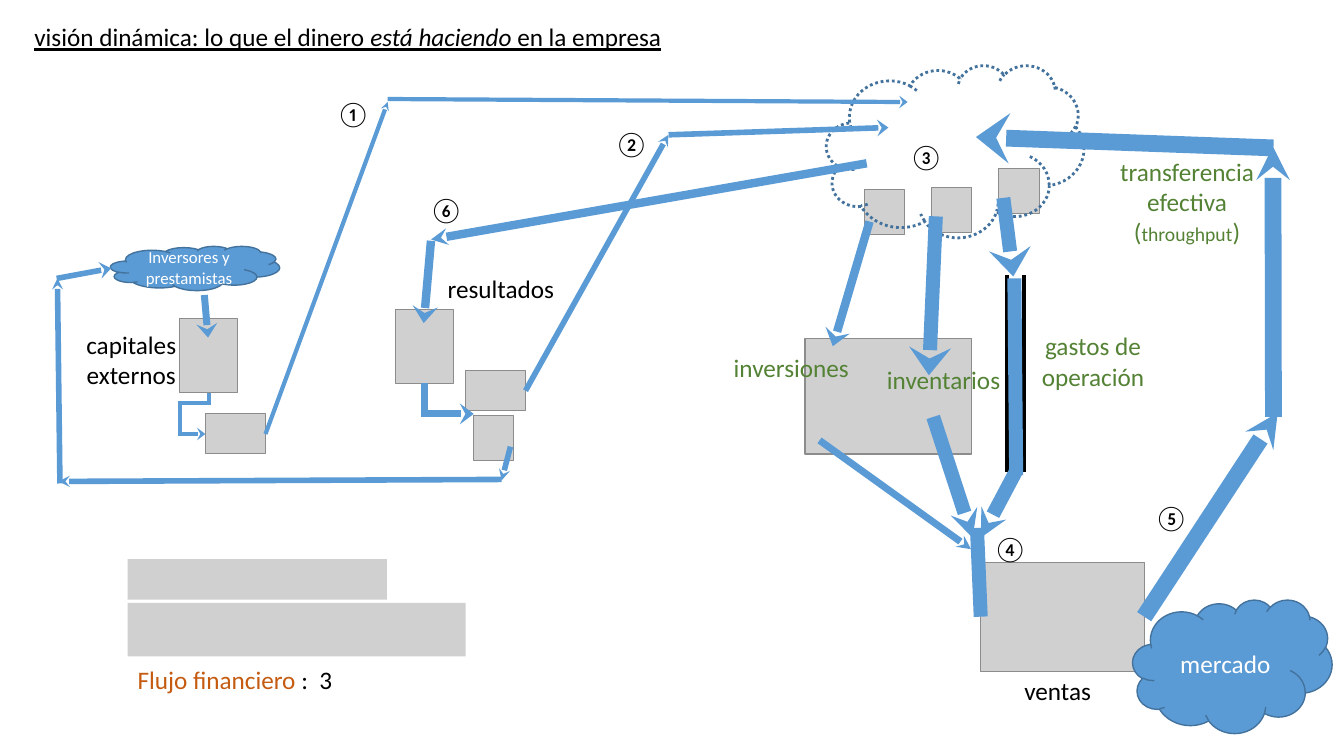
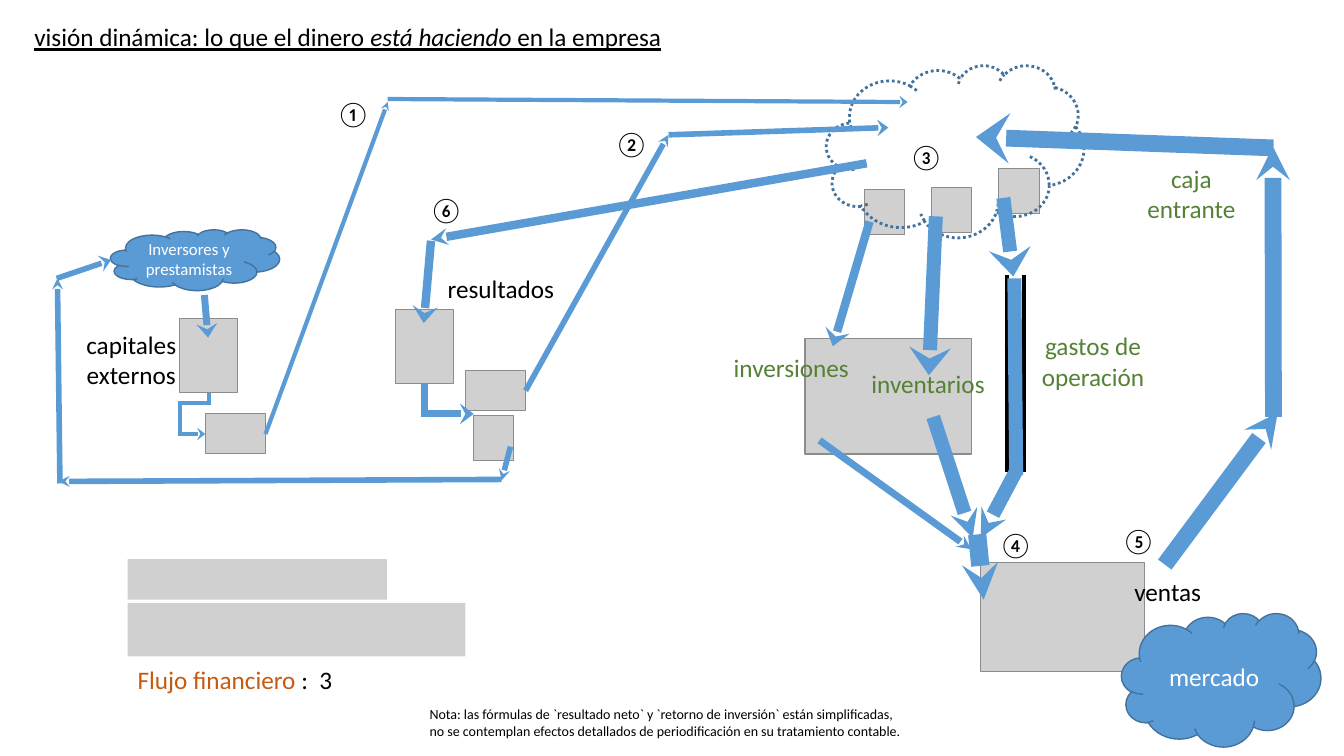
Before and after one commit to JuanMuruaOlalde/juanmuruaolalde.github.io, a slide deck: slide 1 of documentos/esquema_basico_del_funcionamiento_economico_de_una_empresa.pptx. Drawn at 1344x756 pixels with LibreOffice and Linux fonts; fonts in the diff are those of the drawing; grey boxes stand for pictures. Boxes give left, top, right and bottom in pixels: in the first picture for what was removed or moved away, otherwise in the second. Text is boxed around its words. In the diff, an @@ line names an element or a change of style, - is before the commit and + after.

Commit message:
corregir y ajustar algunos detalles
Para evitar malentendidos y confusiones que pudieran darse si alguien mira al esquema con ojos profesionales.
Por si no lo estaba antes, ahora queda más claro que el esquema es una simplificación generalista, para ilustrar conceptos; sin precisión "contable".

```diff
--- a/documentos/esquema_basico_del_funcionamiento_economico_de_una_empresa.pptx
+++ b/documentos/esquema_basico_del_funcionamiento_economico_de_una_empresa.pptx
@@ text at box(1147, 170, 1235, 218): text changed @@
-transferencia
-efectiva
-(throughput)
+caja entrante
@@ cloud "Inversores y prestamistas": place and size @@
-cloud "Inversores y prestamistas" at box(111, 246, 280, 290)
+cloud "Inversores y prestamistas" at box(111, 230, 280, 290)
@@ arrow moved from (56, 278) - (111, 268) to (56, 278) - (111, 260) @@
@@ text "inventarios": place and size @@
-text "inventarios" at box(887, 369, 1000, 396)
+text "inventarios" at box(871, 373, 984, 400)
@@ arrow moved from (1278, 413) - (1144, 617) to (1278, 413) - (1166, 565) @@
@@ line moved from (977, 528) - (981, 617) to (977, 534) - (984, 600) @@
@@ line (977, 534) - (984, 600): line to arrow; stroke #5B9BD5 10 pt to #5B9BD5 13 pt @@
@@ text "④": place and size @@
-text "④" at box(994, 538, 1027, 565)
+text "④" at box(999, 534, 1032, 559)
@@ text "⑤": place and size @@
-text "⑤" at box(1155, 507, 1188, 532)
+text "⑤" at box(1122, 530, 1155, 555)
@@ text "ventas" rewrapped from box(1024, 684, 1091, 701) to box(1134, 580, 1201, 607) @@
@@ cloud "mercado": place and size @@
-cloud "mercado" at box(1133, 600, 1333, 733)
+cloud "mercado" at box(1122, 613, 1322, 746)
@@ text added at box(430, 709, 901, 739), 10 pt, text #000000 @@
+Nota: las fórmulas de `resultado neto` y `retorno de inversión` están simplificadas, no se contemplan efectos detallados de periodificación en su tratamiento contable.
```
Also in this commit, not shown: 1 slide added, 1 other file.
